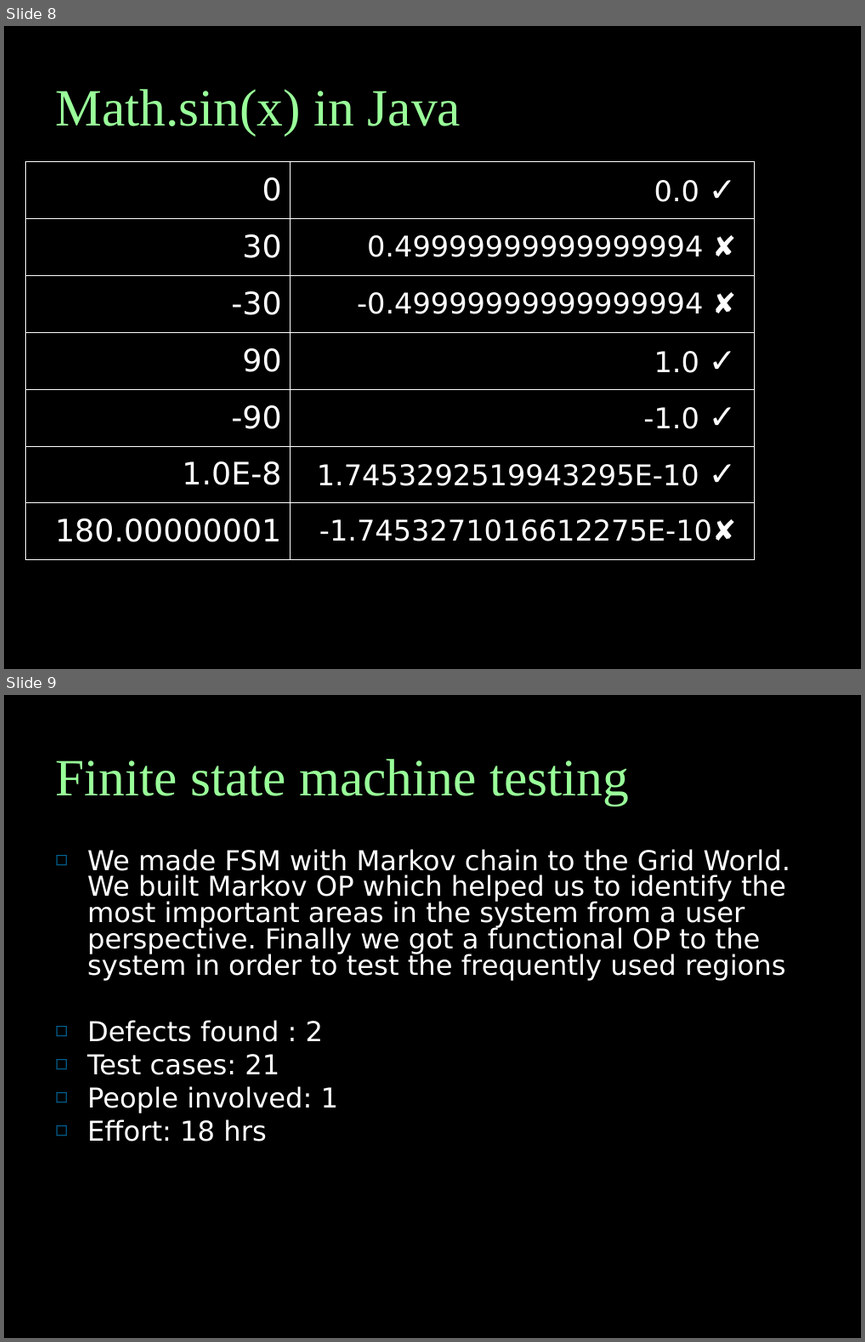
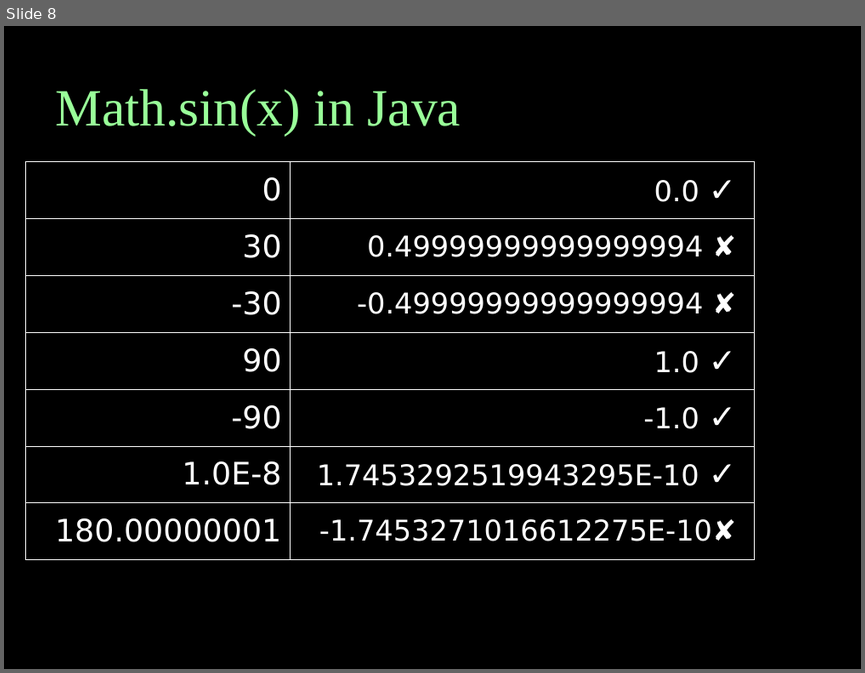
Before and after one commit to vipulkohli/Testing, a slide deck: Testing_Final2.ppt. Shown one above the other, each under a label of ours: slides 8 and 9 before the commit, slide 8 after it. The pictures are 865x1342 and 865x673 pixels, drawn with LibreOffice and Linux fonts; fonts in the diff are those of the drawing. Boxes give left, top, right and bottom in pixels: in the first picture for what was removed or moved away, otherwise in the second. Text is boxed around its words. In the diff, an @@ line names an element or a change of style, - is before the commit and + after.

```diff
--- a/Testing_Final2.ppt
+++ b/Testing_Final2.ppt
@@ slide 9 removed at (4,695,861,1338), background #000000 @@
@@ title removed at (55,759,629,805) @@
-Finite state machine testing
@@ text removed at (87,849,791,1141) @@
-◻ We made FSM with Markov chain to the Grid World. We built Markov OP which helped us to identify the most important areas in the system from a user perspective. Finally we got a functional OP to the system in order to test the frequently used regions
-◻ Defects found : 2
-◻ Test cases: 21
-◻ People involved: 1
-◻ Effort: 18 hrs
```
Also in this commit, not shown: 4 slides changed, 9 other files.
